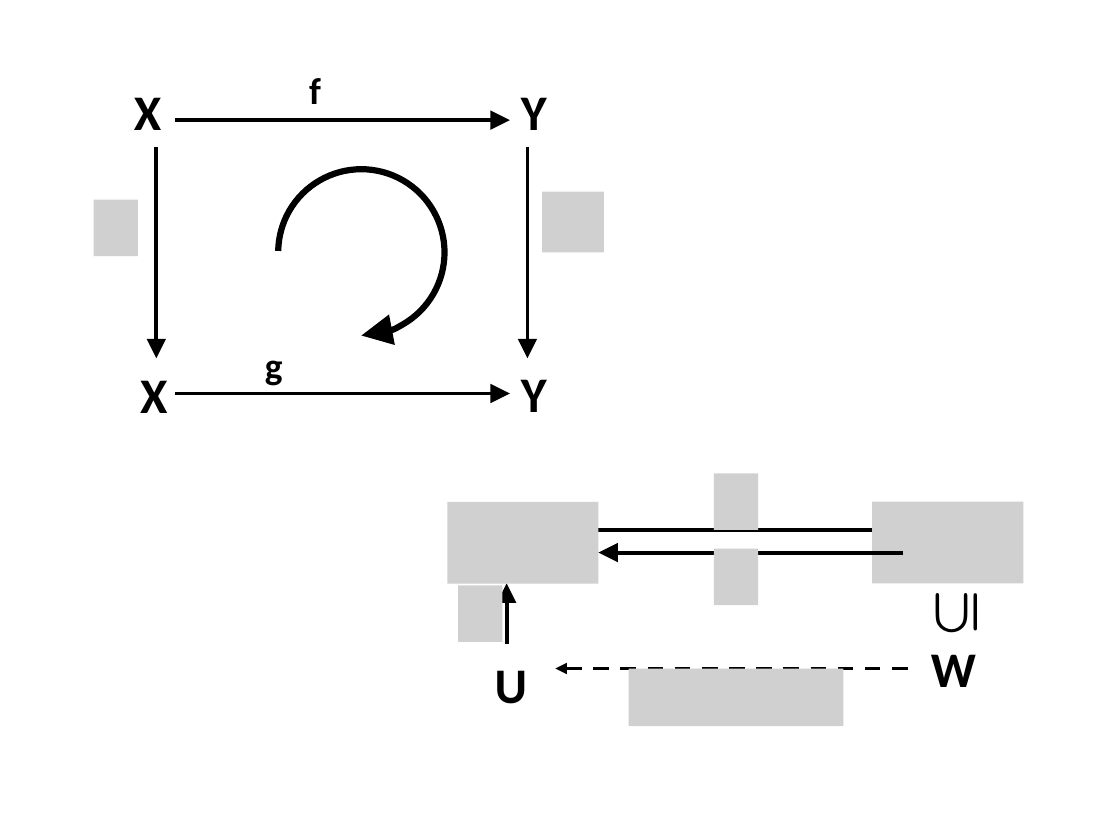
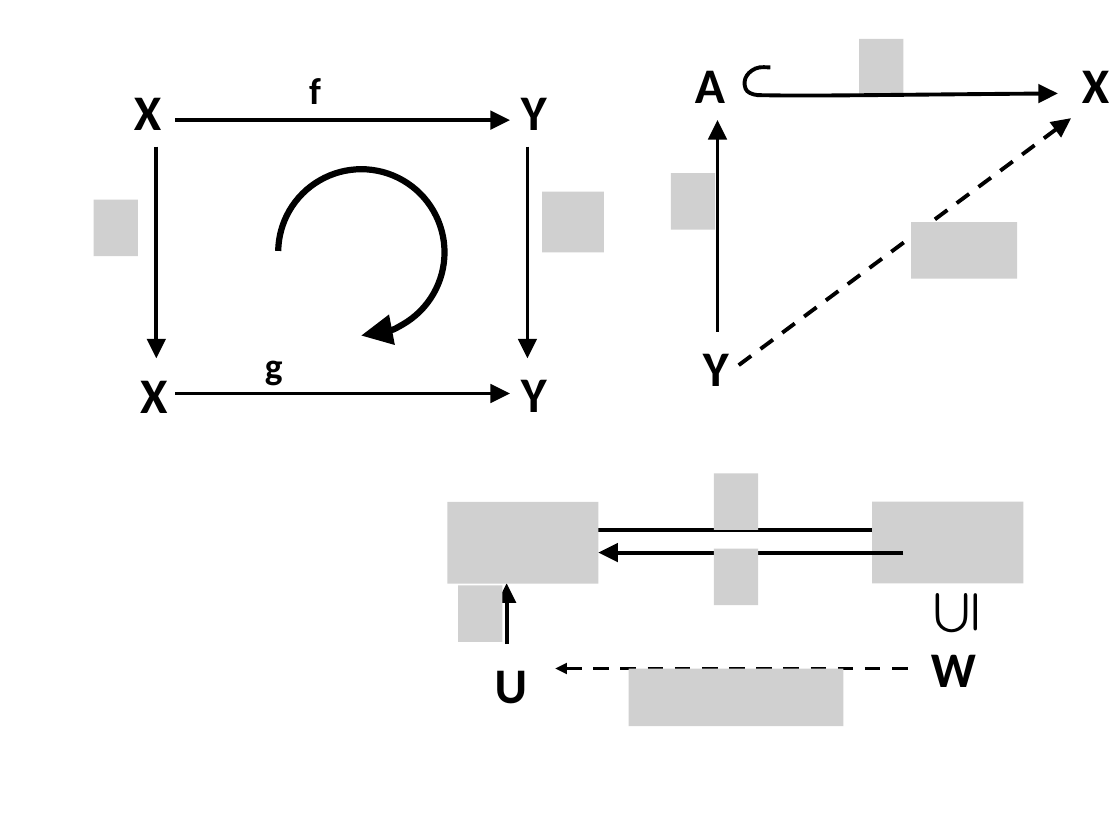
Before and after one commit to lutteropp/GeoTopo, a slide deck: slide 34 of images/Bilder.pptx (slide 32 before the commit). Drawn at 1120x840 pixels with LibreOffice and Linux fonts; fonts in the diff are those of the drawing; grey boxes stand for pictures. Boxes give left, top, right and bottom in pixels: in the first picture for what was removed or moved away, otherwise in the second. Text is boxed around its words. In the diff, an @@ line names an element or a change of style, - is before the commit and + after.

```diff
--- a/images/Bilder.pptx
+++ b/images/Bilder.pptx
@@ picture added at [859, 39, 904, 95] @@
@@ text added at [695, 70, 725, 103], 32 pt, text #000000, bold @@
+A
@@ freeform shape added at [745, 67, 1058, 95], outline #000000 2.5 pt @@
@@ text added at [1082, 70, 1109, 103], 32 pt, text #000000, bold @@
+X
@@ arrow added from (736, 367) to (1071, 119), #000000 2.5 pt dashed @@
@@ arrow added from (718, 332) to (718, 120), #000000 2.5 pt @@
@@ picture added at [671, 174, 716, 230] @@
@@ picture added at [912, 222, 1018, 278] @@
@@ text added at [703, 353, 729, 386], 32 pt, text #000000, bold @@
+Y
```
Also in this commit, not shown: 4 slides added, 9 other files.
